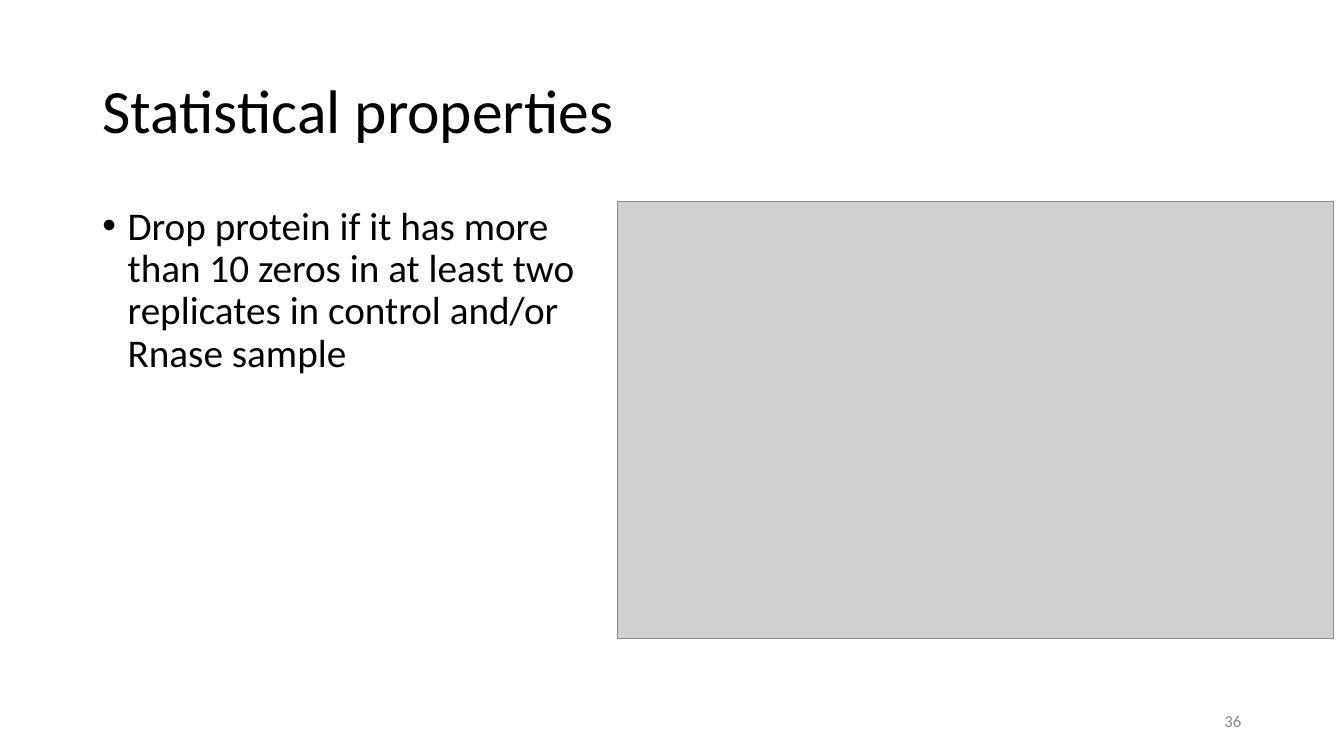
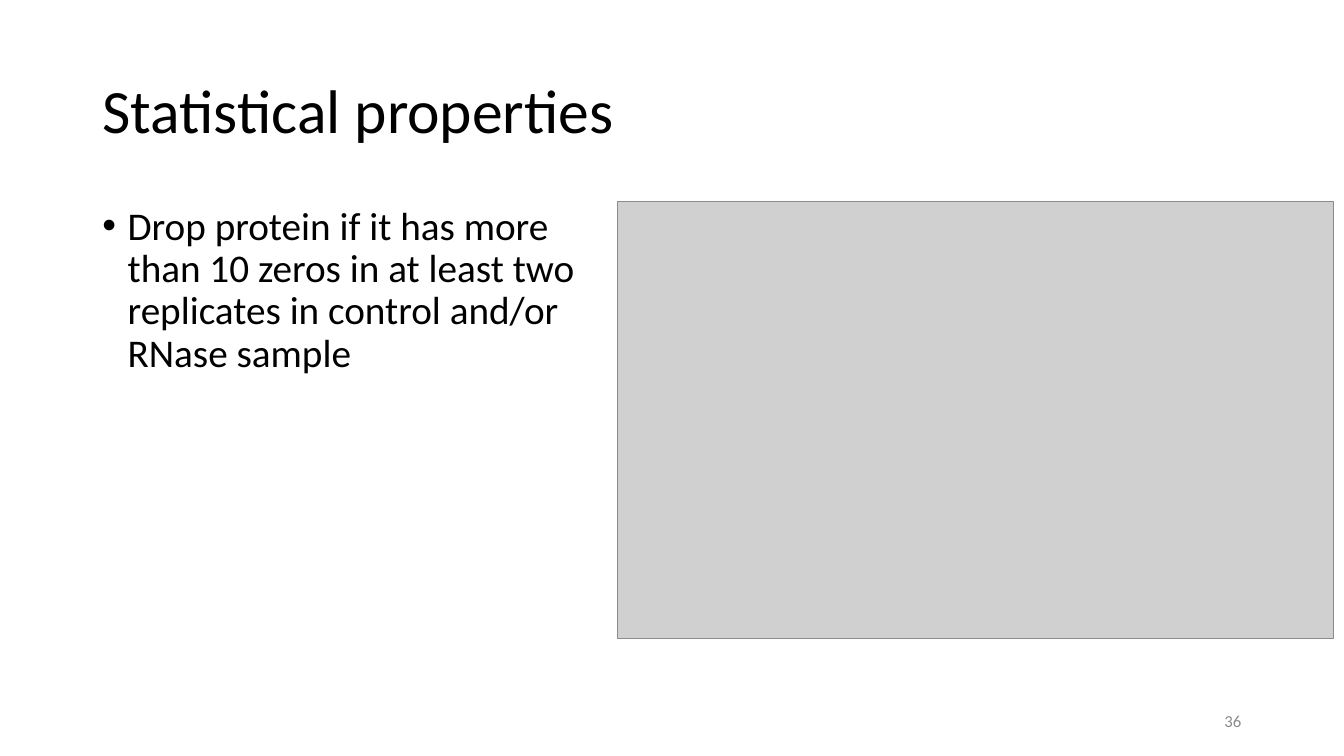
Before and after one commit to datascience-mobi-2022/2022-topic-03-team-05, a slide deck: slide 36 of Project Proposal_temporary draft.pptx. Drawn at 1344x756 pixels with LibreOffice and Linux fonts; fonts in the diff are those of the drawing; grey boxes stand for pictures. Boxes give left, top, right and bottom in pixels: in the first picture for what was removed or moved away, otherwise in the second. Text is boxed around its words. In the diff, an @@ line names an element or a change of style, - is before the commit and + after.

```diff
--- a/Project Proposal_temporary draft.pptx
+++ b/Project Proposal_temporary draft.pptx
@@ text at [128, 212, 574, 374]: text changed @@
-• Drop protein if it has more than 10 zeros in at least two replicates in control and/or Rnase sample
+• Drop protein if it has more than 10 zeros in at least two replicates in control and/or RNase sample
```
Also in this commit, not shown: 18 other slides changed.
